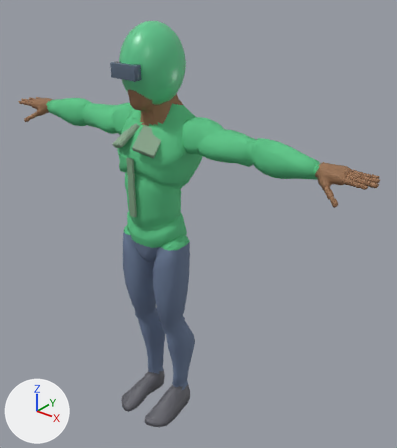
The glTF model godot/assets/models/char_ojek.glb as it was, and as the next commit left it.
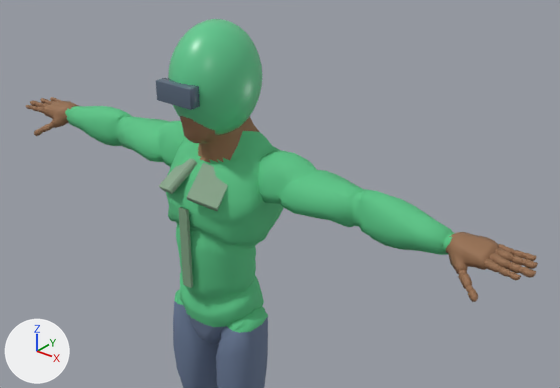
There are two pictures of each version: one whole from a 50 mm lens placed at (1.55, -1.64, 2.11), pointed at (0.14, 0.13, 1.01), one close up from a 50 mm lens placed at (1.46, -1.53, 2.39), pointed at (0.05, 0.24, 1.29). The lights are fixed; the arrows at lower left show +X, +Y and +Z. The older version's two pictures come first. Vertices at exactly the same position are counted once.

Names of what the first close-up shows: 'Mannequin', 'OjekHelmet', 'OjekVisor', 'ShirtCollar_L', 'ShirtCollar_R', 'ShirtPlacket'.
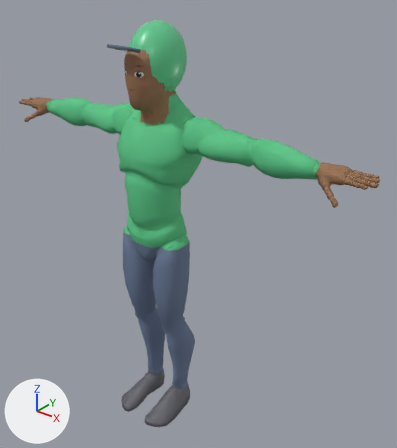
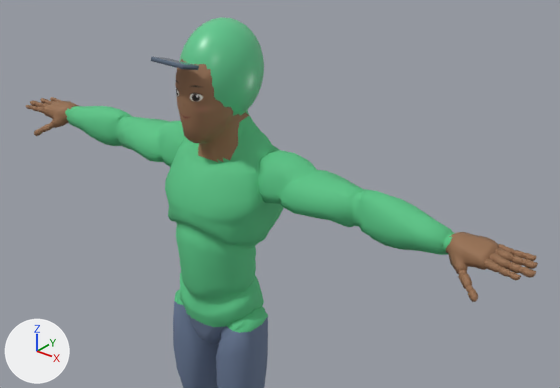
Where the change shows, as pixel boxes [x1, y1, x2, y2] in the close-ups (560 x 388 px):
```json
{"object": "Mannequin", "change": "reshaped", "before": [26, 97, 538, 388], "after": [26, 59, 538, 388]}
{"object": "OjekHelmet", "change": "reshaped", "before": [168, 19, 262, 135], "after": [179, 17, 264, 116], "on screen": "9% narrower, 15% shorter"}
{"object": "OjekVisor", "change": "reshaped", "before": [156, 78, 200, 110], "after": [151, 57, 199, 70], "on screen": "9% wider, 58% shorter"}
{"object": "ShirtCollar_L", "change": "deleted", "before": [187, 163, 228, 211]}
{"object": "ShirtPlacket", "change": "deleted", "before": [178, 207, 193, 288]}
{"object": "ShirtCollar_R", "change": "deleted", "before": [159, 159, 198, 194]}
{"part": 1, "of": "me_mannequin_001", "change": "surface changed", "before": [166, 116, 282, 309], "after": [165, 59, 282, 309]}
{"part": 2, "of": "me_mannequin_001", "change": "recoloured", "before": [200, 117, 259, 163], "after": [200, 110, 260, 162]}
```

The change, as JSON lines over the scene's bpy script:
```json
{"block": "me_mannequin_001", "where": "me_mannequin_001.from_pydata(...)  # 7377 vertices, 14485 faces; spans x -0.97..0.97, y -0.21..0.17, z 0.0..1.83"}
{"block": "me_mannequin_001", "where": "# used by ob_mannequin; location = (0.0, 0.0, 0.0)"}
{"block": "me_mannequin_001", "change": "me_mannequin_001 part 1: 14292 kept faces spanning x -0.97..0.97, y -0.21..0.17, z 0.0..1.83 get new texture (UV) coordinates"}
{"block": "me_mannequin_001", "change": "me_mannequin_001 part 2: 56 faces spanning x -0.09..0.1, y -0.05..0.16, z 1.48..1.63 switch from mat_skin (brown #976f50) to mat_shirt (green #59c586)"}
{"block": "me_sphere", "where": "# used by ob_ojekhelmet; location = (0.0, 0.0, 0.0)"}
{"op": "remove", "block": "me_sphere", "code": "me_sphere.from_pydata(...)  # 362 vertices, 720 faces; spans x -0.119..0.119, y -0.134..0.161, z 1.555..1.887"}
{"op": "add", "block": "me_sphere", "code": "me_sphere.from_pydata(...)  # 362 vertices, 720 faces; spans x -0.109..0.109, y -0.099..0.173, z 1.588..1.886"}
{"block": "me_sphere", "change": "me_sphere part 3: the whole mesh is multiplied about its middle by the matrix ((0.916, 0.0, 0.0), (0.0, 0.891, 0.219), (0.0, -0.222, 0.877)), then moved by (0.0, 0.024, 0.016)"}
{"block": "me_cube", "where": "# used by ob_ojekvisor; location = (0.0, 0.0, 0.0)"}
{"op": "remove", "block": "me_cube", "code": "me_cube.from_pydata(...)  # 56 vertices, 108 faces; spans x -0.0642..0.0642, y -0.1559..-0.1209, z 1.6893..1.7453"}
{"op": "add", "block": "me_cube", "code": "me_cube.from_pydata(...)  # 56 vertices, 108 faces; spans x -0.0598..0.0598, y -0.1719..-0.1129, z 1.7874..1.8149"}
{"block": "me_cube", "change": "me_cube part 4: 56 of 56 vertices moved; they spanned x -0.0642..0.0642, y -0.1559..-0.1209, z 1.6893..1.7453 and now span x -0.0598..0.0598, y -0.1719..-0.1129, z 1.7874..1.8149; mean shift (0.0, -0.004, 0.0839)"}
{"op": "remove", "block": "ob_shirtcollar_l", "code": ["ob_shirtcollar_l = bpy.data.objects.new('ShirtCollar_L', me_cube_002)", "ob_shirtcollar_l.location = (0.0, 0.0, 0.0)"]}
{"op": "remove", "block": "ob_shirtcollar_r", "code": ["ob_shirtcollar_r = bpy.data.objects.new('ShirtCollar_R', me_cube_001)", "ob_shirtcollar_r.location = (0.0, 0.0, 0.0)"]}
{"op": "remove", "block": "ob_shirtplacket", "code": ["ob_shirtplacket = bpy.data.objects.new('ShirtPlacket', me_cube_003)", "ob_shirtplacket.location = (0.0, 0.0, 0.0)"]}
```
